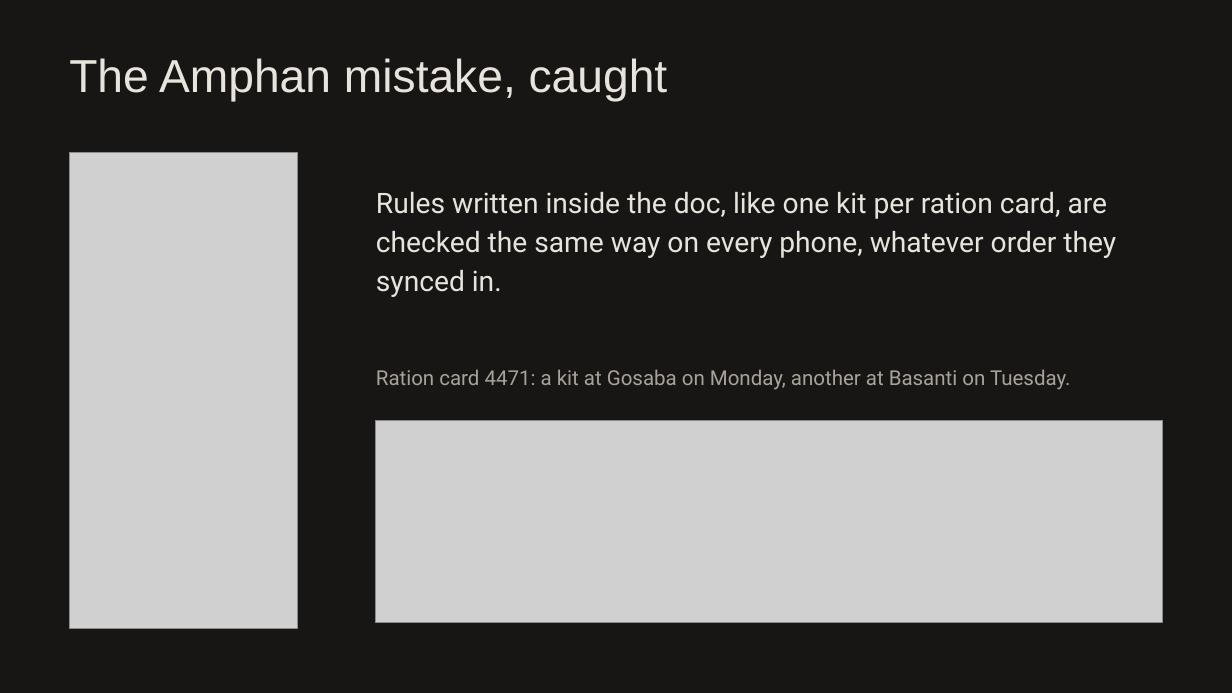
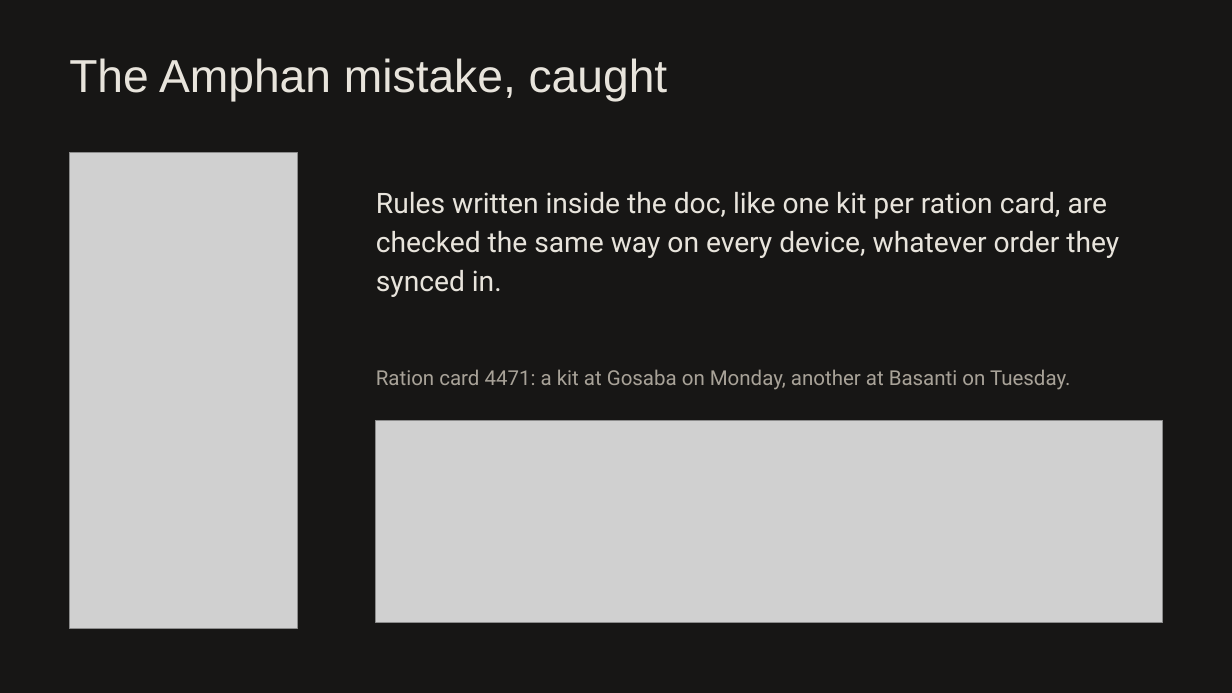
Before and after one commit to ranvir7123/phir-milenge, a slide deck: slide 7 of docs/handin/pitch-deck.pptx (slide 6 before the commit). Drawn at 1232x693 pixels with LibreOffice and Linux fonts; fonts in the diff are those of the drawing; grey boxes stand for pictures. Boxes give left, top, right and bottom in pixels: in the first picture for what was removed or moved away, otherwise in the second. Text is boxed around its words. In the diff, an @@ line names an element or a change of style, - is before the commit and + after.

```diff
--- a/docs/handin/pitch-deck.pptx
+++ b/docs/handin/pitch-deck.pptx
@@ text at box(376, 192, 1119, 297): text changed @@
-Rules written inside the doc, like one kit per ration card, are checked the same way on every phone, whatever order they synced in.
+Rules written inside the doc, like one kit per ration card, are checked the same way on every device, whatever order they synced in.
```
Also in this commit, not shown: 3 other slides changed, 2 slides added, 1 slide removed, 9 other files.
